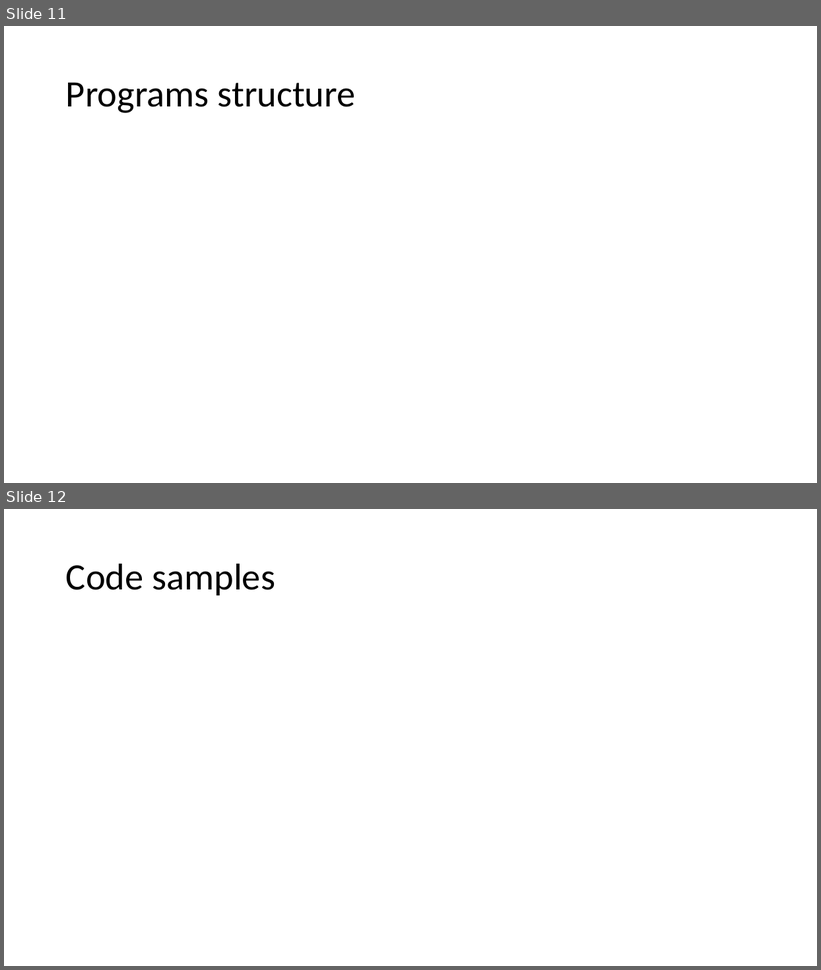
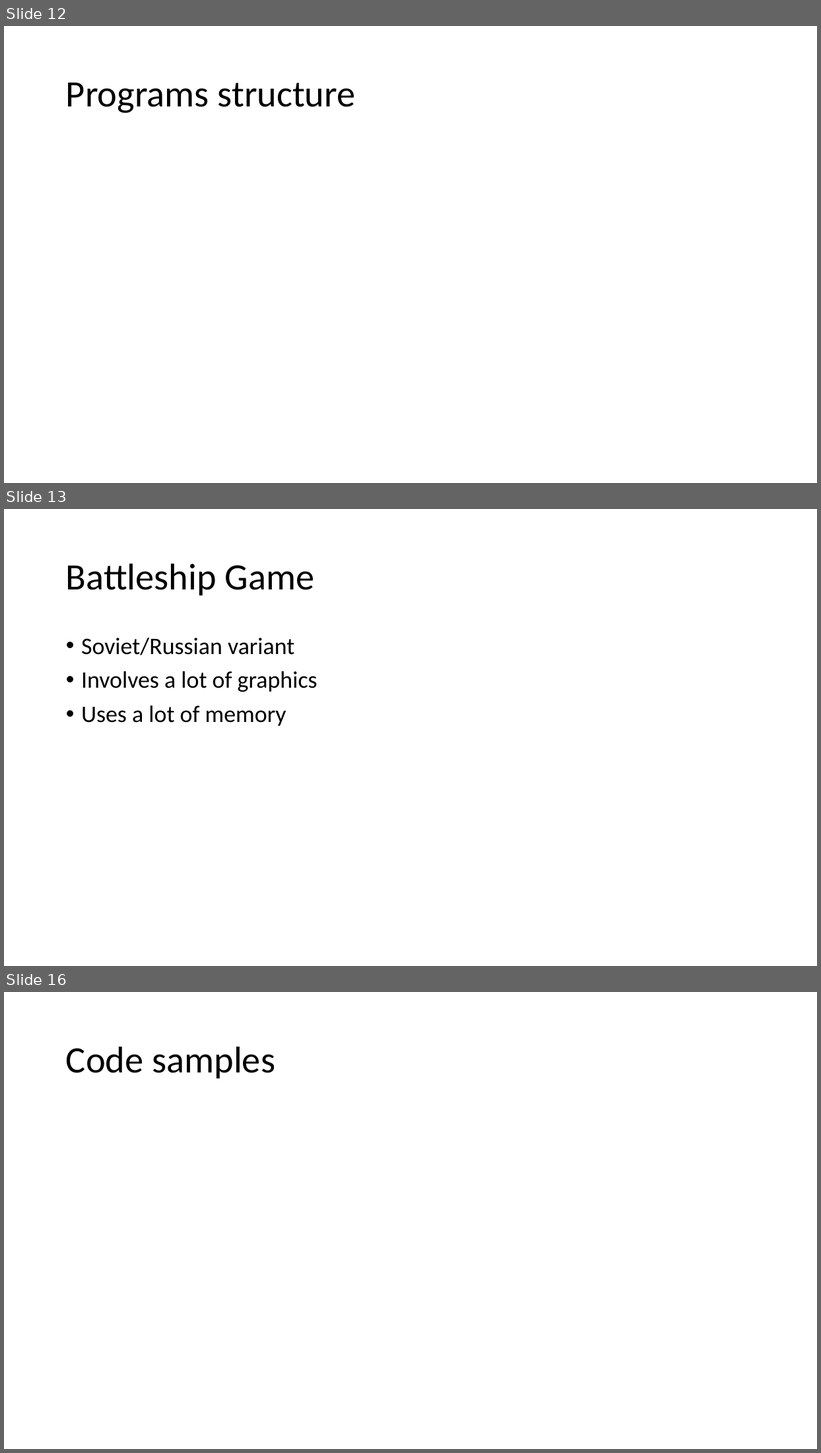
Before and after one commit to Intelix8996/cdm-project, a slide deck: docs/project.pptx. Shown one above the other, each under a label of ours: slides 11 and 12 before the commit, slides 12, 13 and 16 after it; the slides between them are not shown. The pictures are 821x970 and 821x1453 pixels, drawn with LibreOffice and Linux fonts; fonts in the diff are those of the drawing. Boxes give left, top, right and bottom in pixels: in the first picture for what was removed or moved away, otherwise in the second. Text is boxed around its words. In the diff, an @@ line names an element or a change of style, - is before the commit and + after.

```diff
--- a/docs/project.pptx
+++ b/docs/project.pptx
@@ slide 13 added at (4, 509, 817, 966), background #FFFFFF @@
@@ title added at (66, 563, 315, 595), 44 pt, text #000000 @@
+Battleship Game
@@ text added at (81, 638, 318, 726), 28 pt, text #000000 @@
+• Soviet/Russian variant
+• Involves a lot of graphics
+• Uses a lot of memory
@@ what was slide 11 is now slide 12 @@
@@ what was slide 12 is now slide 16 @@
```
Also in this commit, not shown: 7 slides changed, 6 other slides added, 3 slides removed, 4 other files.
